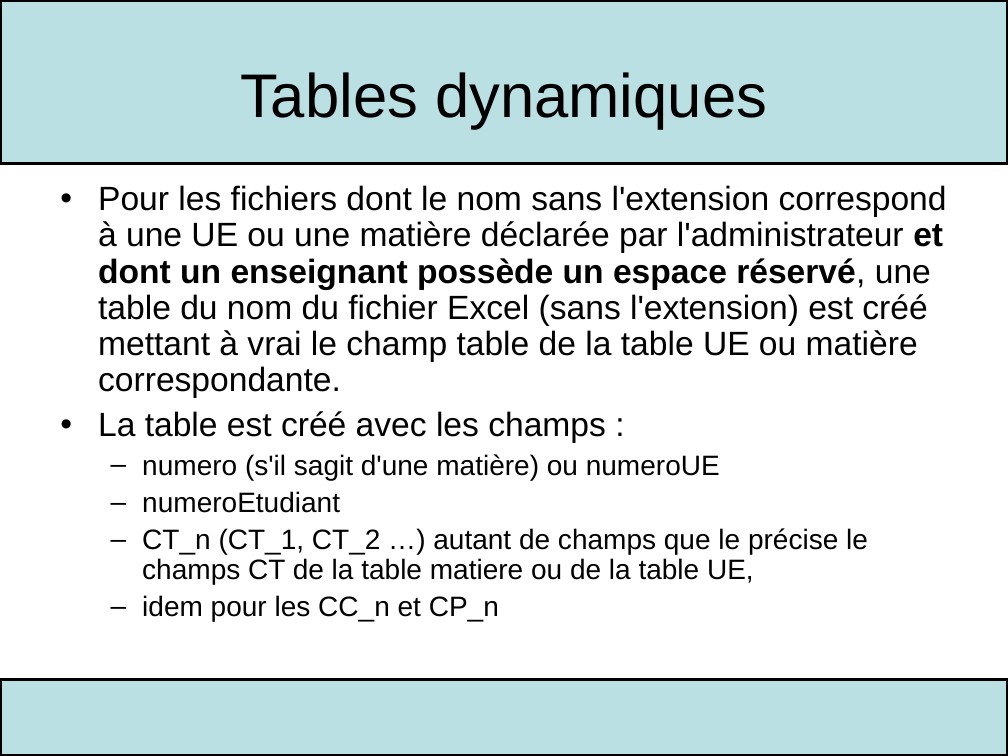
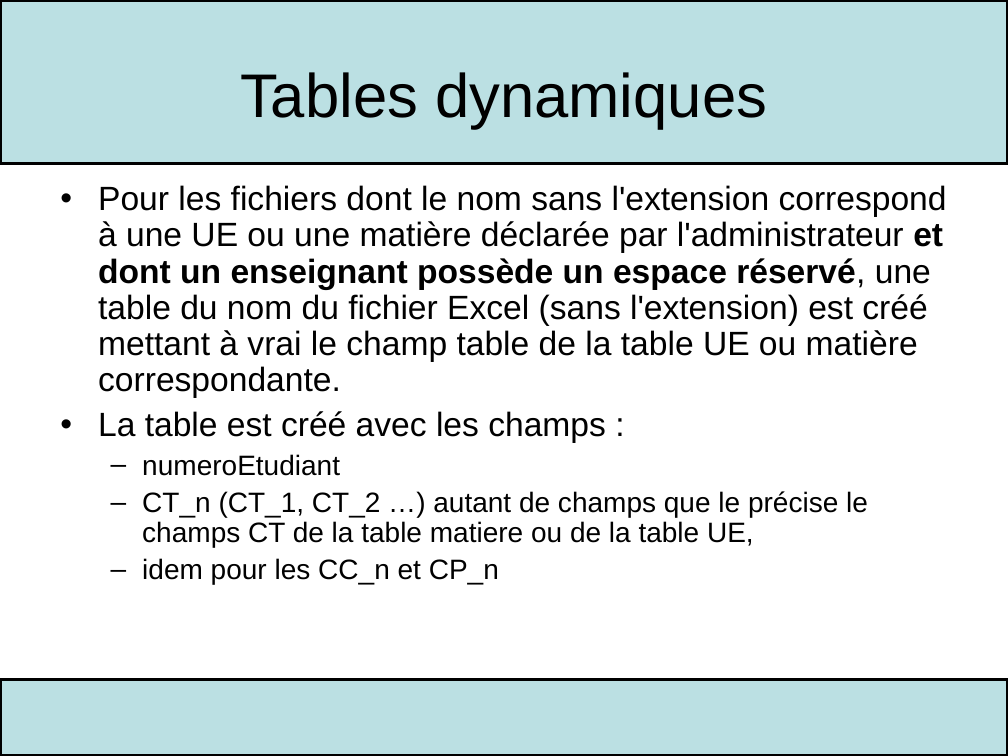
Before and after one commit to BackupTheBerlios/sitebe-svn, a slide deck: slide 21 of trunk/Doc du projet/BE-Sujet.ppt. Drawn at 1008x756 pixels with LibreOffice and Linux fonts; fonts in the diff are those of the drawing. Boxes give left, top, right and bottom in pixels: in the first picture for what was removed or moved away, otherwise in the second. Text is boxed around its words. In the diff, an @@ line names an element or a change of style, - is before the commit and + after.

```diff
--- a/trunk/Doc du projet/BE-Sujet.ppt
+++ b/trunk/Doc du projet/BE-Sujet.ppt
@@ text at bbox=[142, 454, 720, 480]: paragraph removed @@
-  – numero (s'il sagit d'une matière) ou numeroUE
```
Also in this commit, not shown: 6 other files.
